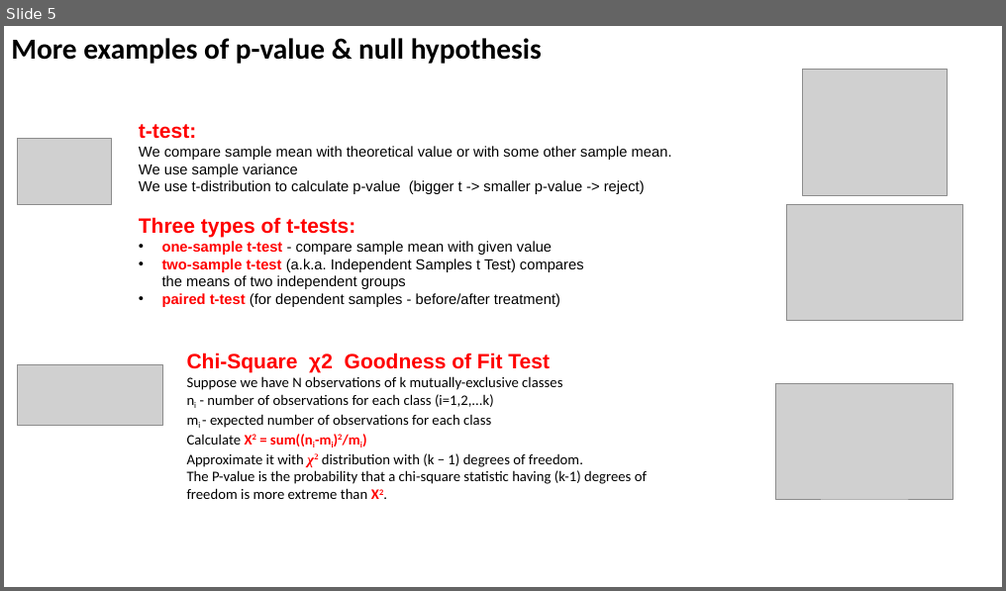
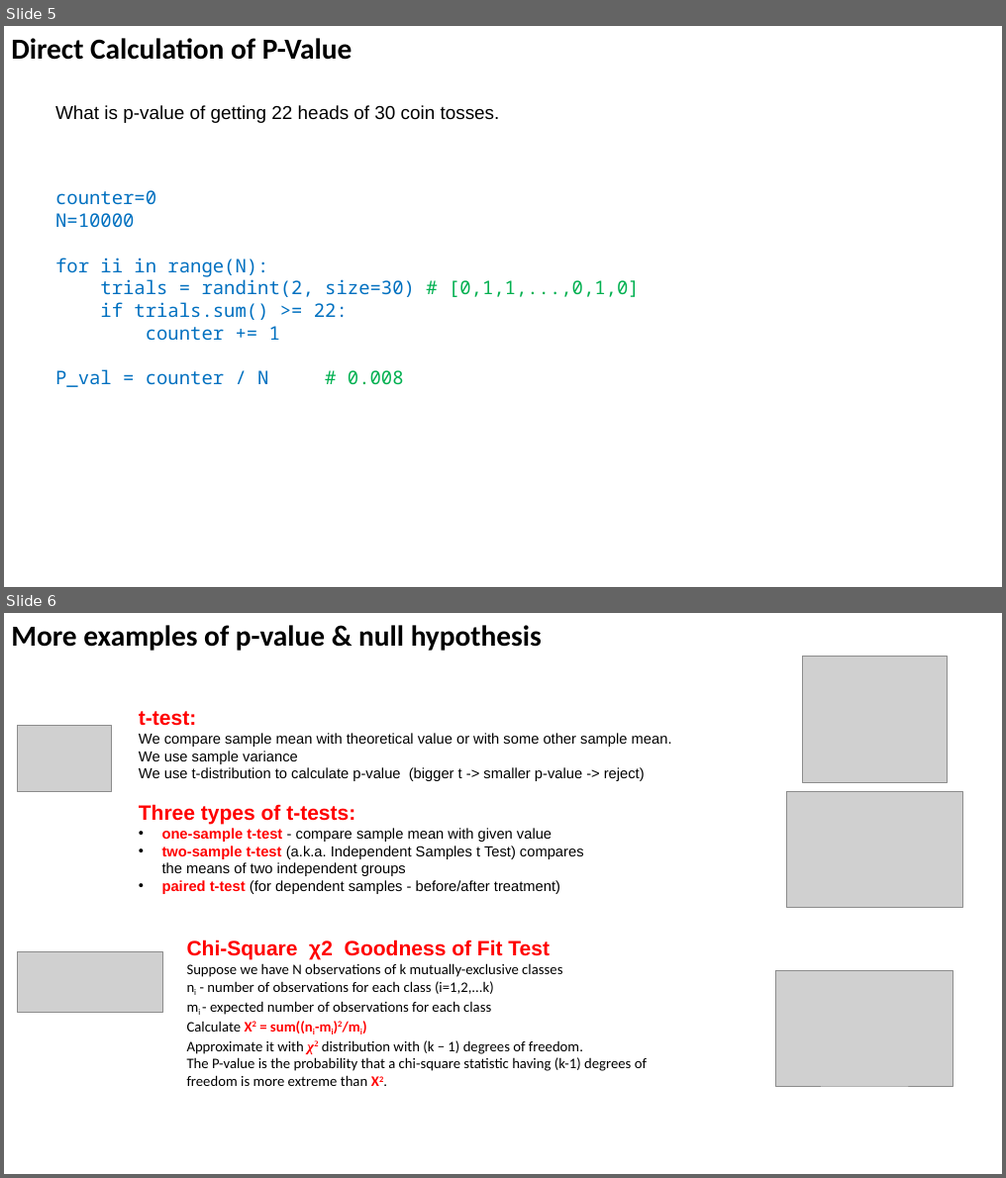
Before and after one commit to lselector/ml_ai_doc, a slide deck: statistics_07_hypothesis_testing_p_val.pptx. Shown one above the other, each under a label of ours: slide 5 before the commit, slides 5 and 6 after it. The pictures are 1006x591 and 1006x1178 pixels, drawn with LibreOffice and Linux fonts; fonts in the diff are those of the drawing; grey boxes stand for pictures. Boxes give left, top, right and bottom in pixels: in the first picture for what was removed or moved away, otherwise in the second. Text is boxed around its words. In the diff, an @@ line names an element or a change of style, - is before the commit and + after.

```diff
--- a/statistics_07_hypothesis_testing_p_val.pptx
+++ b/statistics_07_hypothesis_testing_p_val.pptx
@@ slide 5 added at (4, 26, 1002, 587), background #FFFFFF @@
@@ text added at (11, 38, 352, 60), 28 pt, text #000000, bold @@
+Direct Calculation of P-Value
@@ text added at (55, 105, 500, 123), 18 pt, text #000000 @@
+What is p-value of getting 22 heads of 30 coin tosses.
@@ text added at (55, 190, 640, 387), 18 pt, text #0070C0 @@
+counter=0
+N=10000
+for ii in range(N):
+trials = randint(2, size=30) # [0,1,1,...,0,1,0]
+if trials.sum() >= 22:
+counter += 1
+P_val = counter / N # 0.008
@@ what was slide 5 is now slide 6 @@
```
